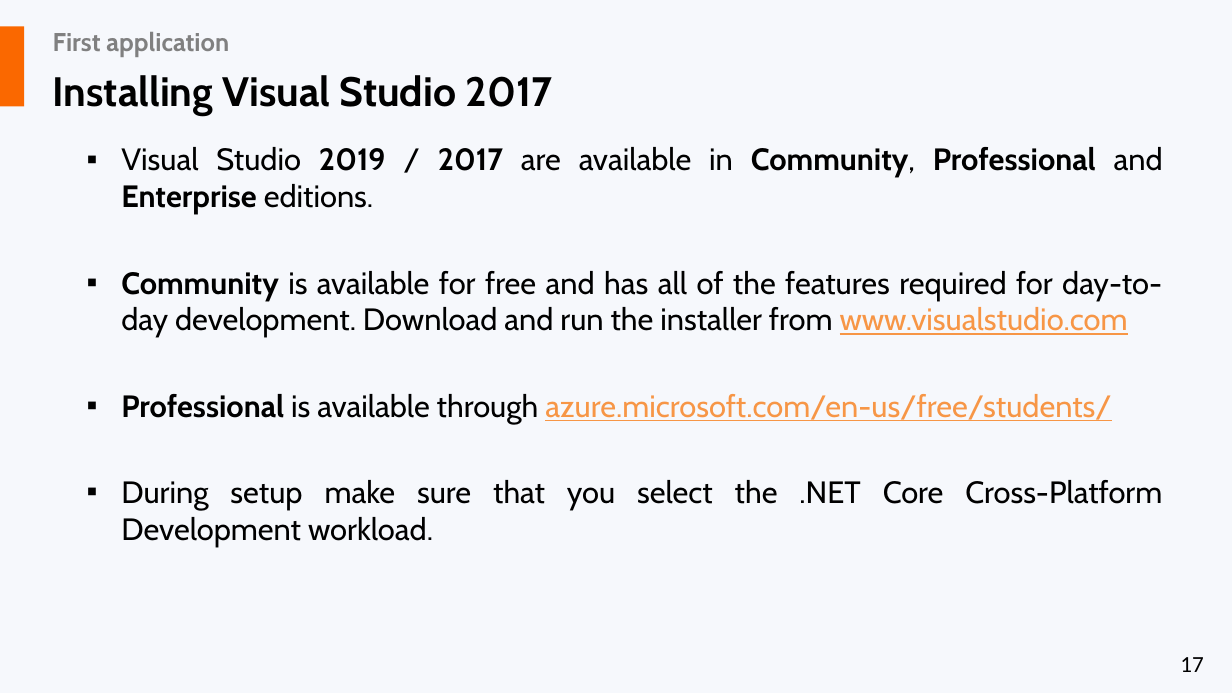
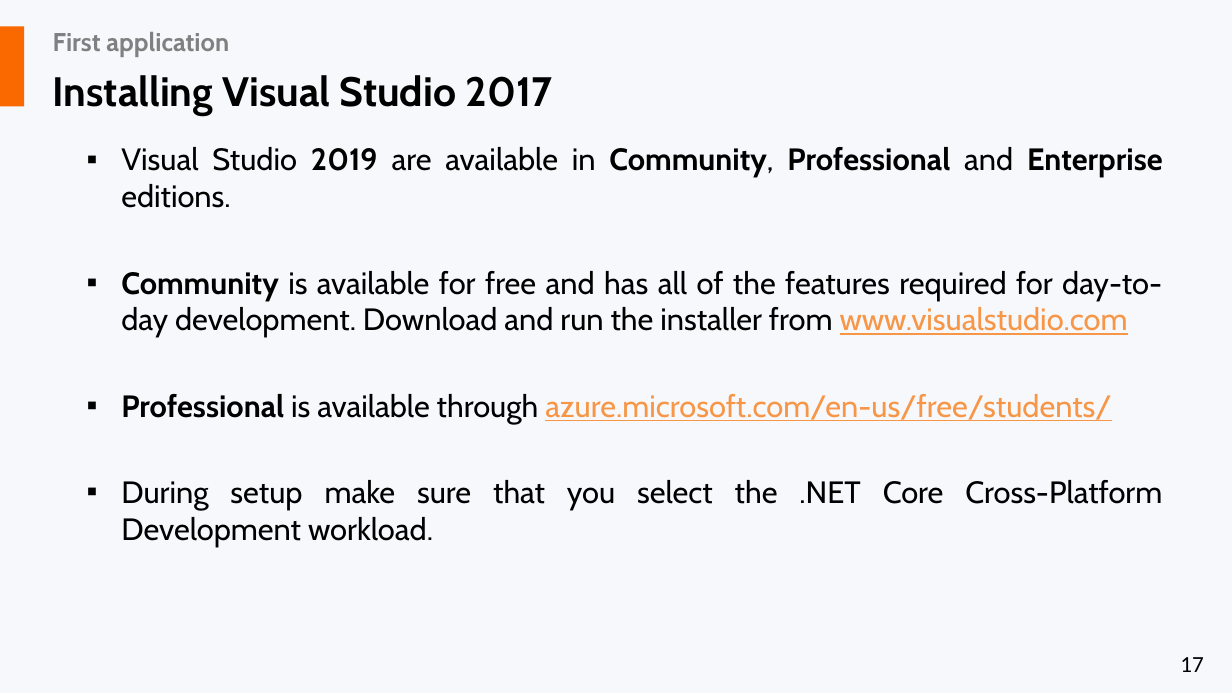
Before and after one commit to liviucotfas/ase-web-and-cloud-applications-security, a slide deck: slide 17 of Presentation ASPNET MVC Core - Part I.pptx. Drawn at 1232x693 pixels with LibreOffice and Linux fonts; fonts in the diff are those of the drawing. Boxes give left, top, right and bottom in pixels: in the first picture for what was removed or moved away, otherwise in the second. Text is boxed around its words. In the diff, an @@ line names an element or a change of style, - is before the commit and + after.

```diff
--- a/Presentation ASPNET MVC Core - Part I.pptx
+++ b/Presentation ASPNET MVC Core - Part I.pptx
@@ text at (121, 147, 1163, 208): text changed @@
-▪ Visual Studio 2019 / 2017 are available in Community, Professional and Enterprise editions.
+▪ Visual Studio 2019 are available in Community, Professional and Enterprise editions.
```
Also in this commit, not shown: 7 other slides changed.
